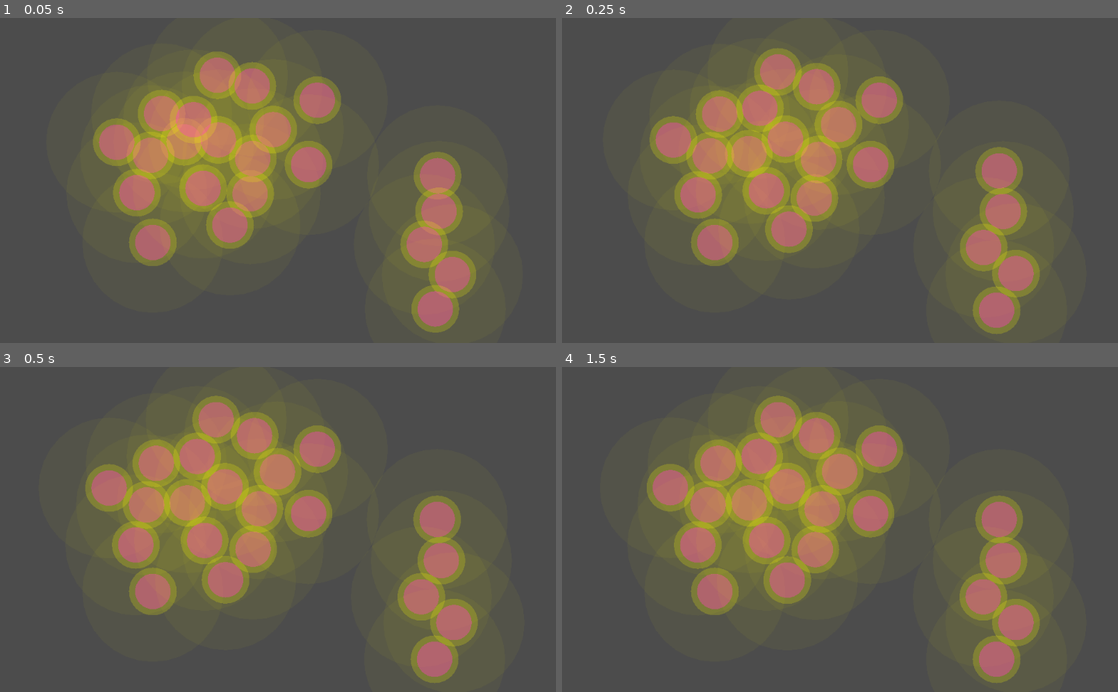
Above: before the commit, frames 1-4 (two rows, left to right).
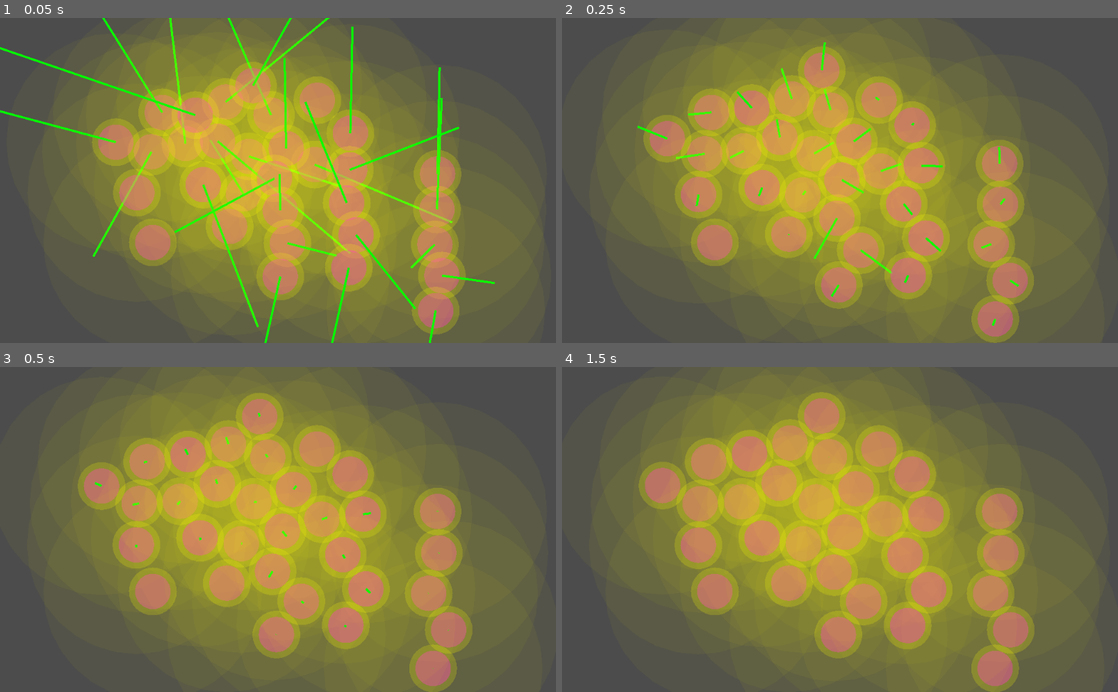
Above: after the commit, the same moments.

Repository: bnyu/godot_demo
Game: Godot game, scene res://World.tscn
The game is run twice, just before and just after one commit, with the same random seed, the same clock (stepped at 60 frames per second) and the same inputs.
Inputs (mouse positions are in pixels of both pictures, inside the frame that each line leads up to):
- Up to frame 1 (0.05 s): no input
- Up to frame 2 (0.25 s): no input
- Up to frame 3 (0.5 s): no input
- Up to frame 4 (1.5 s): move the mouse to (962, 513) at 0.52 s; click (962, 513) at 0.67 s; tap Enter at 1.25 s; drag from (728, 545) to (717, 464) at 1.27 s

The runs differ from the first frame. In frame 1, 45% of the frame differs, in the area x 0-97%, y 0-100%; in frame 2, 46%; in frame 3, 46%; in frame 4, 46%, in the area x 8-96%, y 0-100%.

Commit message:
stop on arrival

Diff:
--- a/Unit2D.gd
+++ b/Unit2D.gd
@@ -5,6 +5,7 @@
 export var speed: float = 400  # Unit2D speed.
 
 var target_radius: float = 100  # Stop when this close to target.
+var keep_radius: float = 100  # Stop when this close to target.
 
 var body_radius: float = 0
 var move_keep_radius: float = 0
@@ -17,6 +18,7 @@
 var avoid_velocity: Vector2 = Vector2.ZERO
 var velocity: Vector2 = Vector2.ZERO
 
+var keep_dis: bool = false
 var no_avoid: bool = false
 
 func _ready() -> void:
@@ -24,14 +26,21 @@
 	move_keep_radius = $MoveSpace/Shape.shape.radius
 	rest_keep_radius = $RestSpace/Shape.shape.radius
 	target_radius = rest_keep_radius + 10
+	keep_radius = move_keep_radius + 10
 
-func _physics_process(_delta) -> void:
+func _physics_process(delta) -> void:
 	if to_target:
-		if position.distance_to(target) < target_radius:
+		var dis = position.distance_to(target)
+		if dis < target_radius:
 			to_target = false
+			keep_dis = false
 			going_velocity = Vector2.ZERO
 		else:
-			going_velocity = get_going_velocity()
+			going_velocity = position.direction_to(target)
+			if dis < keep_radius:
+				keep_dis = false
+			else:
+				going_velocity = (going_velocity + get_going_velocity()).normalized()
 	if no_avoid:
 		avoid_velocity = Vector2.ZERO
 	else:
@@ -40,14 +49,16 @@
 	var v_len = velocity.length()
 	if v_len > 1.01:
 		velocity = velocity.normalized()
-	if v_len > 0.01:
-		move_and_slide(velocity * speed)
-		update()
+	if v_len > 0:
+		var collision = move_and_collide(velocity * speed * delta)
+		if to_target and collision and collision.collider and collision.collider.target == target:
+			keep_dis = false
+			to_target = false
+			going_velocity = Vector2.ZERO
+	update()
 
 func get_going_velocity() -> Vector2:
-	var v0 = position.direction_to(target)
-	var v1 = cal_avoid($MoveSpace.get_overlapping_bodies(), move_keep_radius, true)
-	return (v0 + v1).normalized()
+	return cal_avoid($MoveSpace.get_overlapping_bodies(), move_keep_radius, true)
 
 func get_avoid_velocity() -> Vector2:
 	return cal_avoid($RestSpace.get_overlapping_bodies(), rest_keep_radius)
@@ -56,14 +67,14 @@
 	var result = Vector2.ZERO
 	var keep_distance = space_radius - body_radius
 	for n in neighbors:
-		if is_move_space and not n.to_target:
+		if is_move_space and not n.keep_dis:
 			continue
 		var distance: float = n.position.distance_to(position)
 		if distance == 0:
 			continue
 		var factor: float = 1
 		if not n.to_target and not n.no_avoid:
-			factor = 0.25
+			factor = 0.5
 		factor *= 1 - (distance - body_radius - n.body_radius) / keep_distance
 		if factor > 0:
 			result += n.position.direction_to(position) * factor
@@ -71,6 +82,7 @@
 
 func set_target(value):
 	target = value
+	keep_dis = true
 	to_target = true
 
 func _draw():
@@ -80,6 +92,6 @@
 	draw_circle(Vector2.ZERO, body_radius, Color(1, 0, 1, 0.4))
 	draw_circle(Vector2.ZERO, move_keep_radius, Color(1, 1, 0, 0.04))
 	draw_circle(Vector2.ZERO, rest_keep_radius, Color(1, 1, 0, 0.2))
-	#draw_line(Vector2.ZERO, going_velocity.rotated(-rotation)*speed, Color(0, 0, 1), 2)
-	#draw_line(Vector2.ZERO, avoid_velocity.rotated(-rotation)*speed, Color(1, 0, 0), 4)
-	#draw_line(Vector2.ZERO, velocity.rotated(-rotation)*speed, Color(0, 1, 0), 4)
+	draw_line(Vector2.ZERO, going_velocity.rotated(-rotation)*speed, Color(0, 0, 1), 2)
+	draw_line(Vector2.ZERO, avoid_velocity.rotated(-rotation)*speed, Color(1, 0, 0), 4)
+	draw_line(Vector2.ZERO, velocity.rotated(-rotation)*speed, Color(0, 1, 0), 4)
--- a/Unit2D.tscn
+++ b/Unit2D.tscn
@@ -9,7 +9,7 @@
 radius = 44.0896
 
 [sub_resource type="CircleShape2D" id=3]
-radius = 130.014
+radius = 201.733
 
 [node name="Unit2D" type="KinematicBody2D"]
 script = ExtResource( 1 )
--- a/World.tscn
+++ b/World.tscn
@@ -71,3 +71,33 @@
 
 [node name="Unit2D22" parent="." instance=ExtResource( 2 )]
 position = Vector2( 803.556, 529.207 )
+
+[node name="Unit2D23" parent="." instance=ExtResource( 2 )]
+position = Vector2( 519.573, 230.632 )
+
+[node name="Unit2D24" parent="." instance=ExtResource( 2 )]
+position = Vector2( 518.451, 299.102 )
+
+[node name="Unit2D25" parent="." instance=ExtResource( 2 )]
+position = Vector2( 518.451, 355.225 )
+
+[node name="Unit2D26" parent="." instance=ExtResource( 2 )]
+position = Vector2( 521.818, 407.981 )
+
+[node name="Unit2D27" parent="." instance=ExtResource( 2 )]
+position = Vector2( 517.328, 466.349 )
+
+[node name="Unit2D28" parent="." instance=ExtResource( 2 )]
+position = Vector2( 645.289, 218.285 )
+
+[node name="Unit2D29" parent="." instance=ExtResource( 2 )]
+position = Vector2( 644.167, 286.755 )
+
+[node name="Unit2D30" parent="." instance=ExtResource( 2 )]
+position = Vector2( 644.167, 342.878 )
+
+[node name="Unit2D31" parent="." instance=ExtResource( 2 )]
+position = Vector2( 647.534, 395.634 )
+
+[node name="Unit2D32" parent="." instance=ExtResource( 2 )]
+position = Vector2( 643.044, 454.002 )
